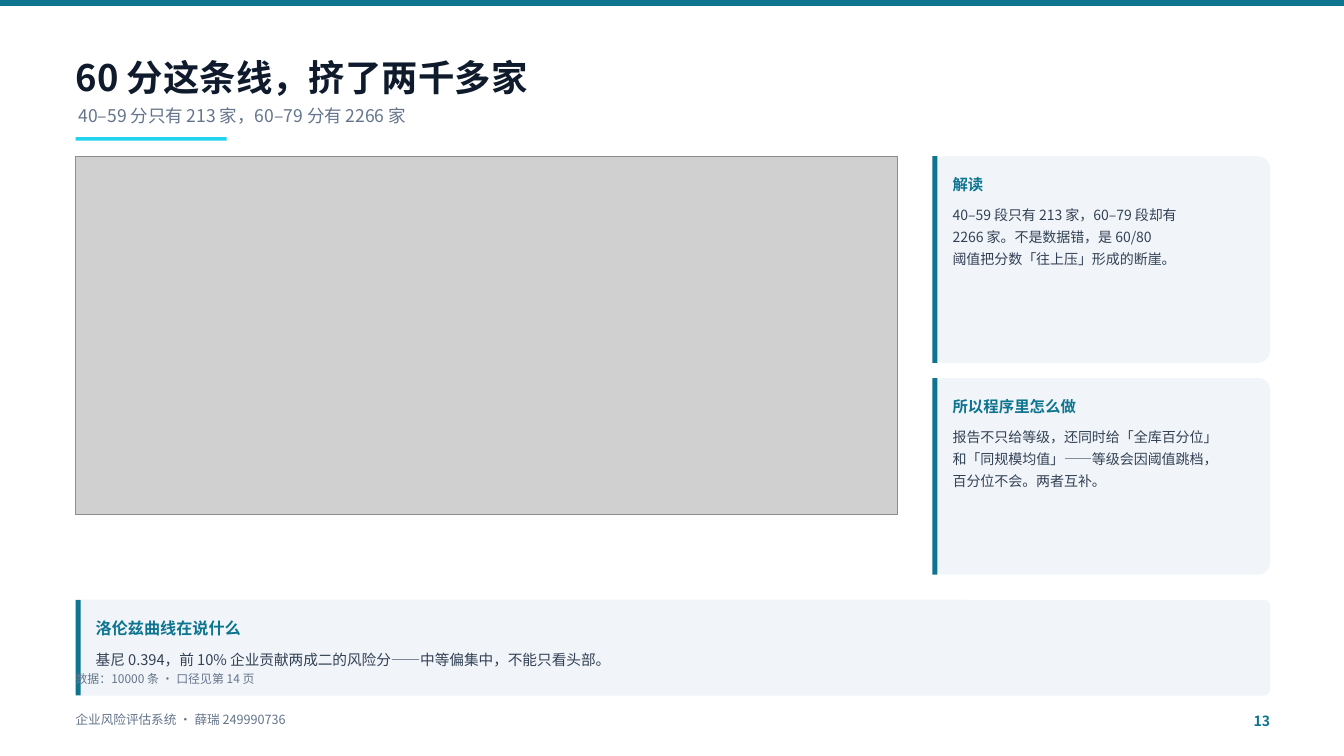
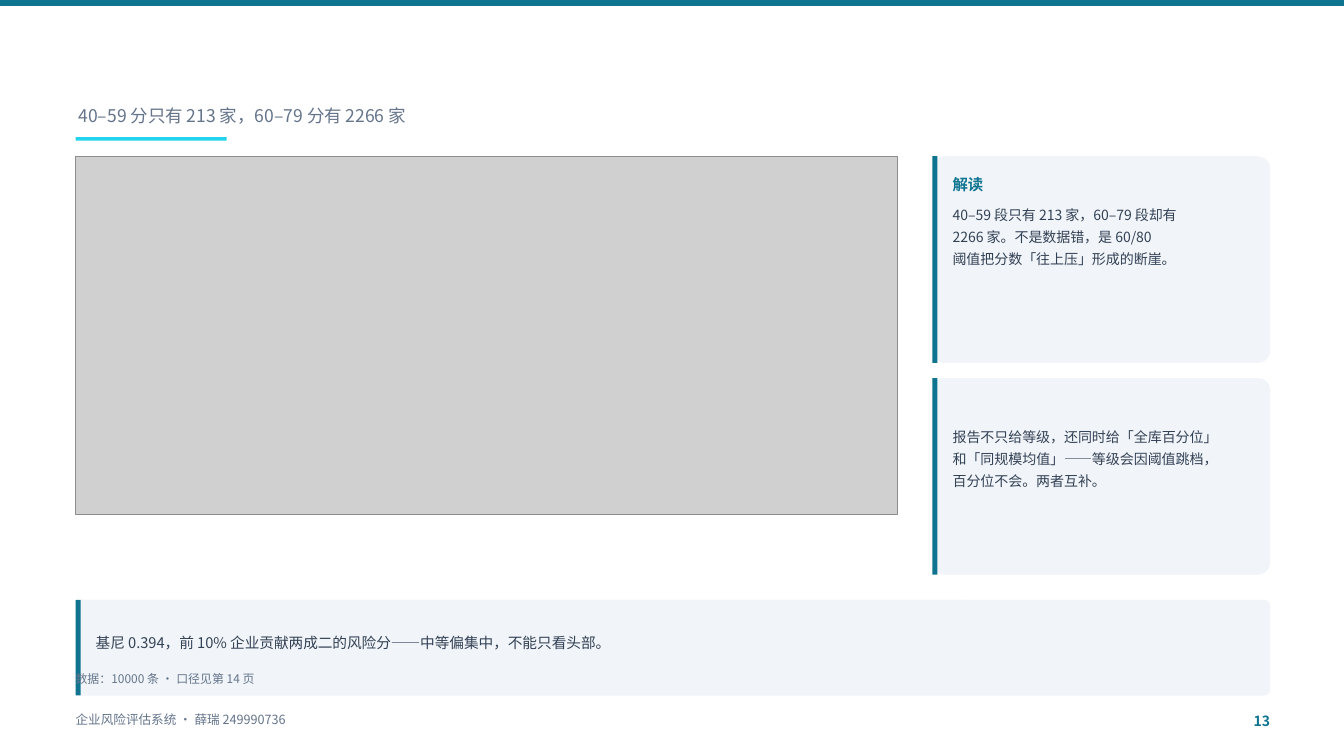
Before and after one commit to pythonlearnerX/enterprise-risk-assessment, a slide deck: slide 13 of 课次/项目17-答辩PPT/企业风险评估系统-答辩汇报-v3.pptx. Drawn at 1344x756 pixels with LibreOffice and Linux fonts; fonts in the diff are those of the drawing; grey boxes stand for pictures. Boxes give left, top, right and bottom in pixels: in the first picture for what was removed or moved away, otherwise in the second. Text is boxed around its words. In the diff, an @@ line names an element or a change of style, - is before the commit and + after.

```diff
--- a/课次/项目17-答辩PPT/企业风险评估系统-答辩汇报-v3.pptx
+++ b/课次/项目17-答辩PPT/企业风险评估系统-答辩汇报-v3.pptx
@@ text removed at (76,60,528,96) @@
-60 分这条线，挤了两千多家
@@ text removed at (953,399,1076,414) @@
-所以程序里怎么做
@@ text "基尼 0.394，前 10% 企业贡献两成二的风险分——中等偏集中，不能只看头部。": place and size @@
-text "基尼 0.394，前 10% 企业贡献两成二的风险分——中等偏集中，不能只看头部。" at (96,652,610,667)
+text "基尼 0.394，前 10% 企业贡献两成二的风险分——中等偏集中，不能只看头部。" at (96,635,610,650)
@@ text removed at (96,620,241,636) @@
-洛伦兹曲线在说什么
```
Also in this commit, not shown: 12 other slides changed, 11 other files.
